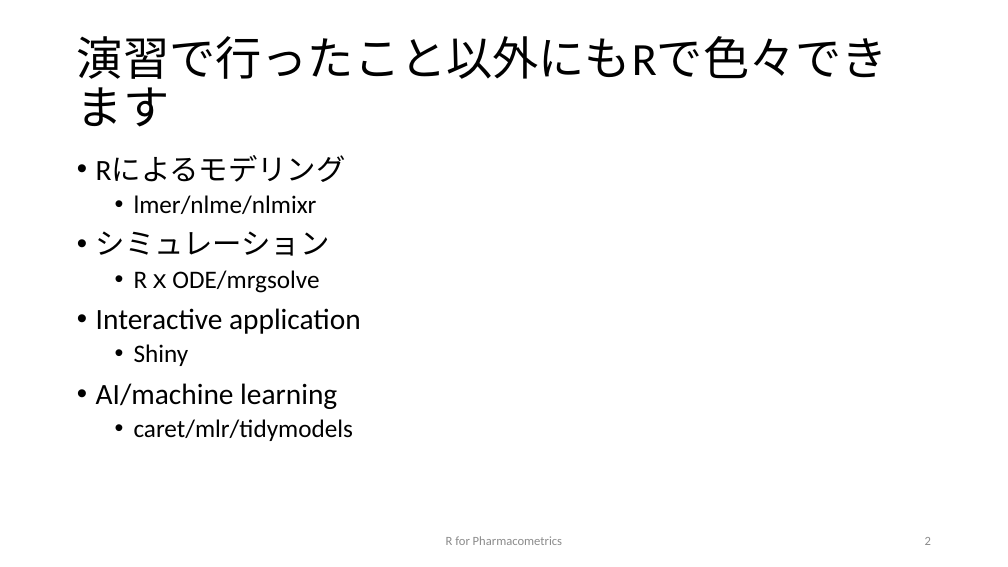
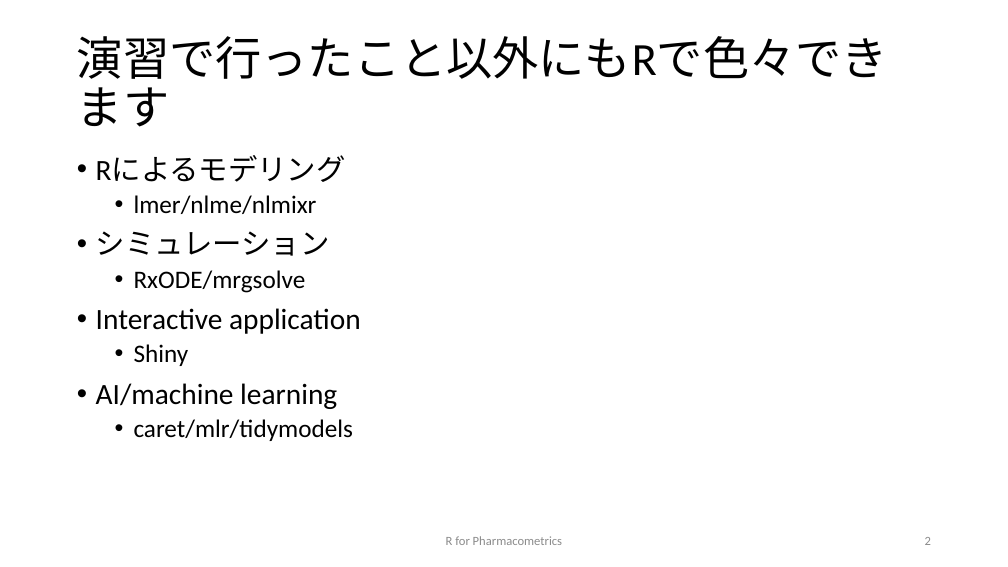
Before and after one commit to MasatoFukae/R-for-PMx, a slide deck: slide 2 of 1st_review_slide/3_Advanced_simulation_201009_v2.pptx. Drawn at 1008x567 pixels with LibreOffice and Linux fonts; fonts in the diff are those of the drawing. Boxes give left, top, right and bottom in pixels: in the first picture for what was removed or moved away, otherwise in the second. Text is boxed around its words. In the diff, an @@ line names an element or a change of style, - is before the commit and + after.

```diff
--- a/1st_review_slide/3_Advanced_simulation_201009_v2.pptx
+++ b/1st_review_slide/3_Advanced_simulation_201009_v2.pptx
@@ text at bbox=[134, 270, 306, 293]: text changed @@
-  • RｘODE/mrgsolve
+  • RxODE/mrgsolve
```
Also in this commit, not shown: 1 other slide changed.
